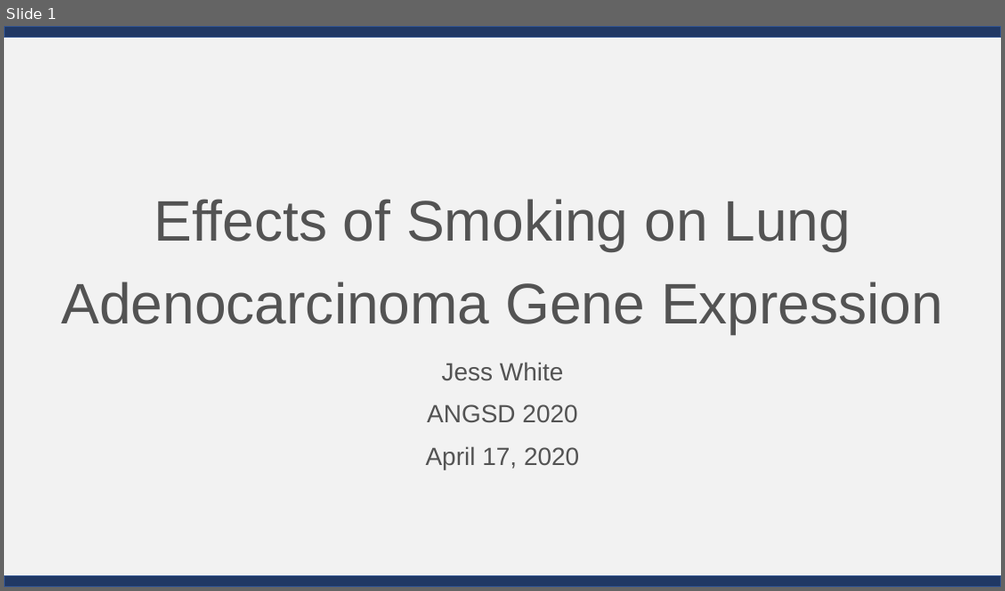
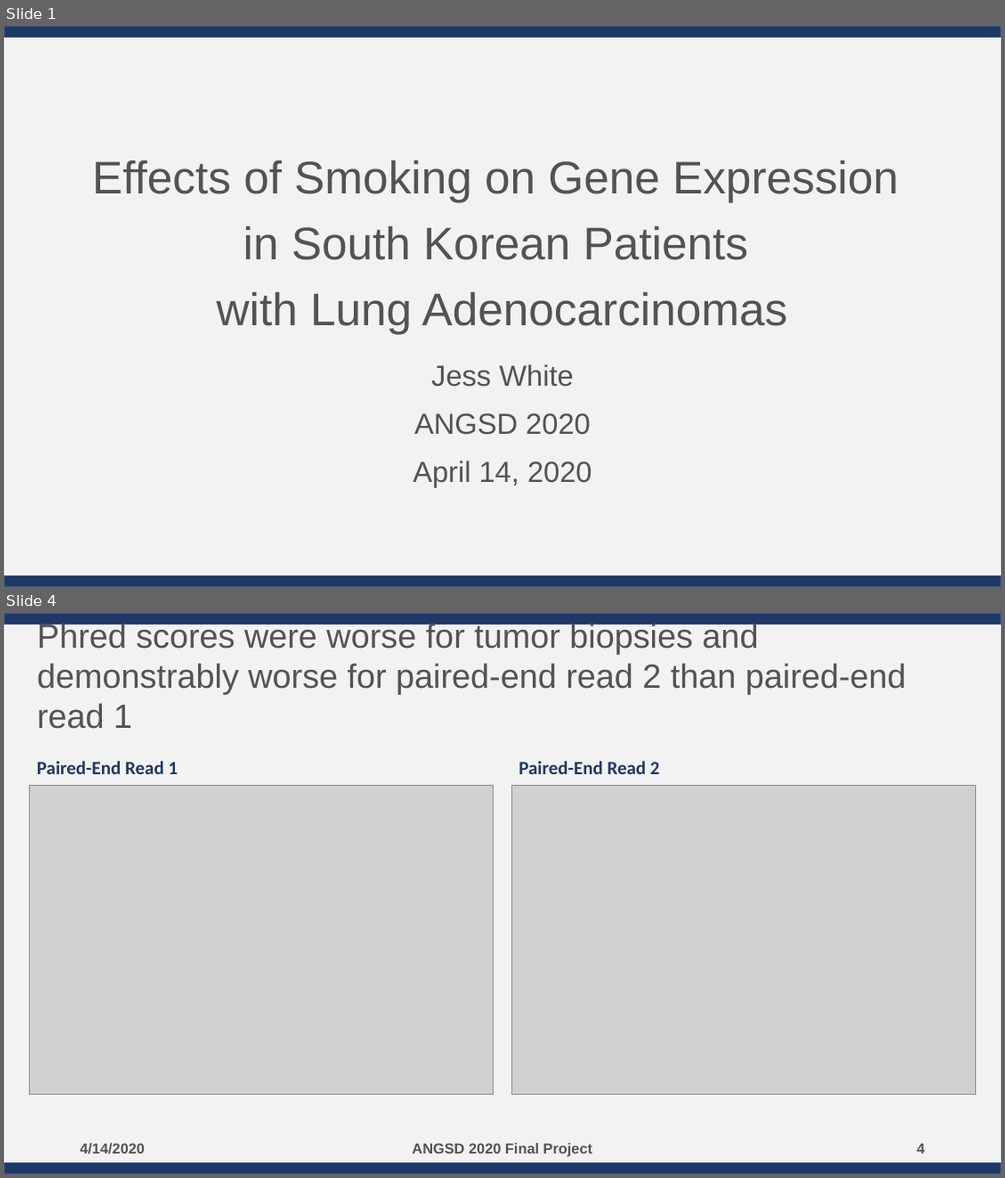
Before and after one commit to jessicaw9910/ANGSD, a slide deck: White_Final Presentation_2020.04.13.pptx. Shown one above the other, each under a label of ours: slide 1 before the commit, slides 1 and 4 after it; the slides between them are not shown. The pictures are 1005x591 and 1005x1178 pixels, drawn with LibreOffice and Linux fonts; fonts in the diff are those of the drawing; grey boxes stand for pictures. Boxes give left, top, right and bottom in pixels: in the first picture for what was removed or moved away, otherwise in the second. Text is boxed around its words. In the diff, an @@ line names an element or a change of style, - is before the commit and + after.

Commit message:
final project upload

```diff
--- a/White_Final Presentation_2020.04.13.pptx
+++ b/White_Final Presentation_2020.04.13.pptx
@@ slide 4 added at box(4, 613, 1001, 1174), background #FFFFFF; not listed: 3 template elements that a slide beside it also shows @@
@@ title added at box(37, 621, 906, 729), 32.4 pt, text #525252 @@
+Phred scores were worse for tumor biopsies and demonstrably worse for paired-end read 2 than paired-end read 1
@@ text added at box(37, 761, 178, 774), 18 pt, text #203864, bold @@
+Paired-End Read 1
@@ text added at box(518, 761, 660, 774), 18 pt, text #203864, bold @@
+Paired-End Read 2
@@ picture added at box(30, 785, 493, 1094) @@
@@ picture added at box(512, 785, 975, 1094) @@
@@ text added at box(80, 1143, 145, 1154), 14 pt, text #525252, bold @@
+4/14/2020
@@ text added at box(412, 1143, 592, 1156), 14 pt, text #525252, bold @@
+ANGSD 2020 Final Project
@@ page number added at box(916, 1143, 924, 1153), 14 pt, text #525252, bold @@
+4
@@ slide 1 changed as well @@
@@ title at box(92, 160, 898, 334): text changed; size 55 to 44 pt @@
-Effects of Smoking on Lung Adenocarcinoma Gene Expression
+Effects of Smoking on Gene Expression
+in South Korean Patients
+with Lung Adenocarcinomas
@@ subtitle at box(414, 364, 591, 435): size 24 to 28 pt in "Jess White", "ANGSD 2020" @@
@@ subtitle at box(413, 460, 592, 487): text changed; size 24 to 28 pt @@
-April 17, 2020
+April 14, 2020
```
Also in this commit, not shown: 5 other slides added, 7 slides removed, 12 other files.
